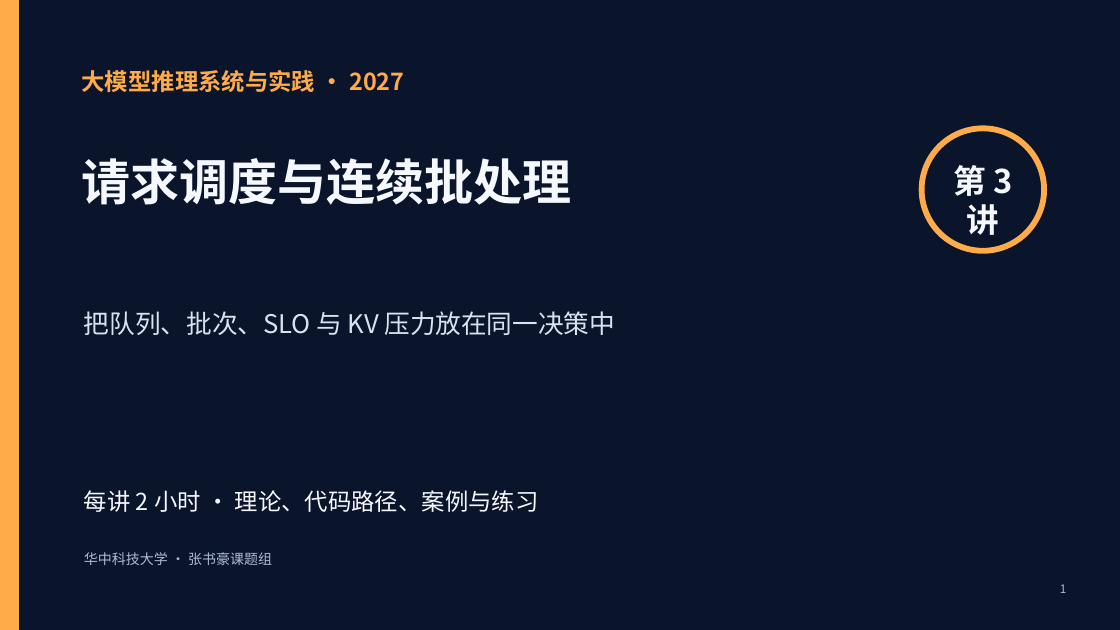
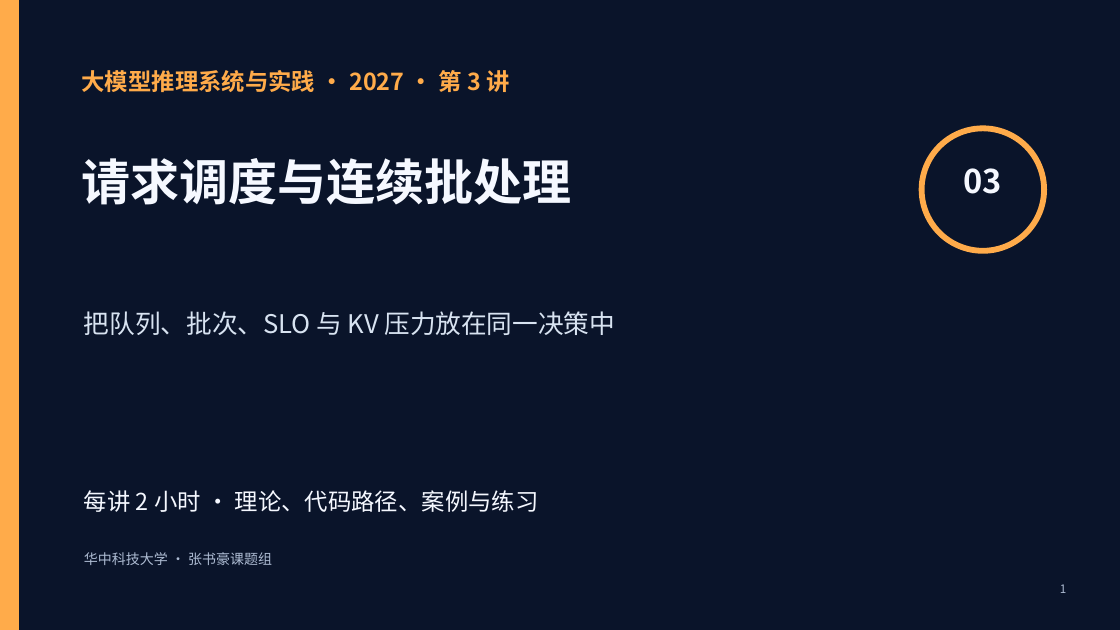
Before and after one commit to vLLM-HUST/intro-to-llm-inference-engines, a slide deck: slide 1 of build/slides/2027/lectures-8-pptx/第03讲_请求调度与连续批处理.pptx. Drawn at 1120x630 pixels with LibreOffice and Linux fonts; fonts in the diff are those of the drawing. Boxes give left, top, right and bottom in pixels: in the first picture for what was removed or moved away, otherwise in the second. Text is boxed around its words. In the diff, an @@ line names an element or a change of style, - is before the commit and + after.

```diff
--- a/build/slides/2027/lectures-8-pptx/第03讲_请求调度与连续批处理.pptx
+++ b/build/slides/2027/lectures-8-pptx/第03讲_请求调度与连续批处理.pptx
@@ text at [82,70,509,92]: text changed @@
-大模型推理系统与实践 · 2027
+大模型推理系统与实践 · 2027 · 第 3 讲
@@ text at [964,168,1002,194]: text changed @@
-第 3 讲
+03
```
Also in this commit, not shown: 2 other slides changed, 22 other files.
